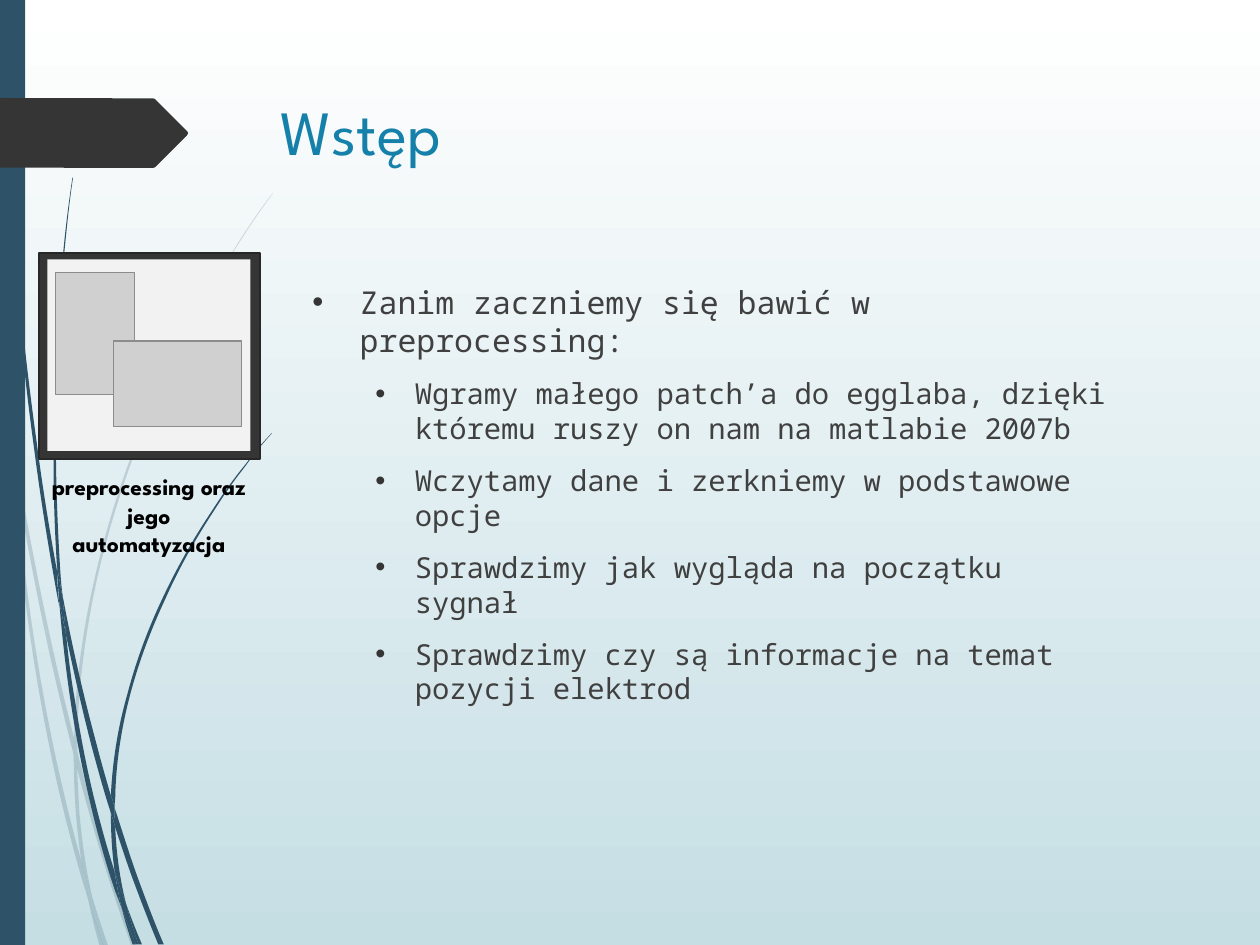
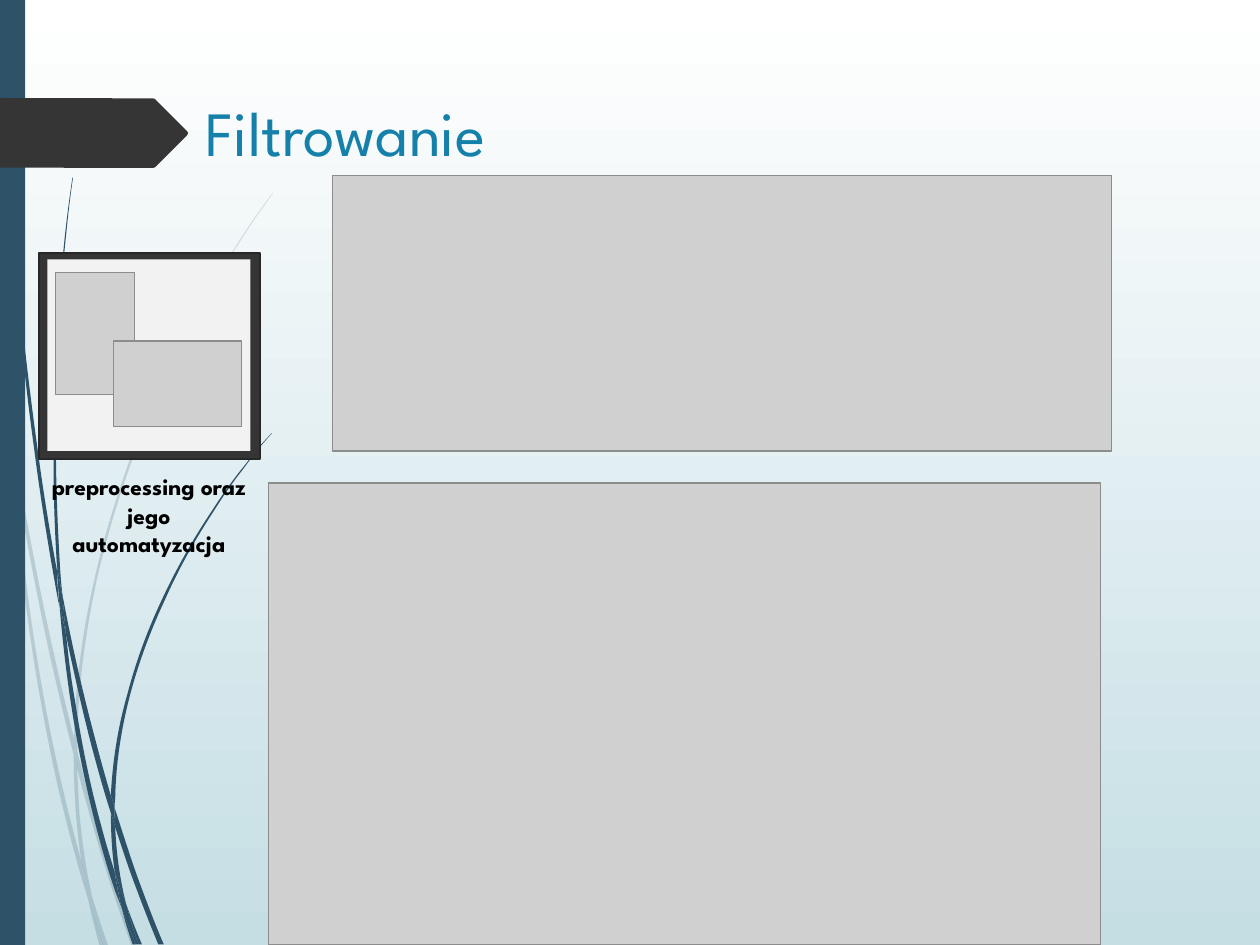
Before and after one commit to mmagnuski/AnalizaDanychEEG01, a slide deck: slide 6 of lectures/EEG 02 narrow.pptx (slide 4 before the commit). Drawn at 1260x945 pixels with LibreOffice and Linux fonts; fonts in the diff are those of the drawing; grey boxes stand for pictures. Boxes give left, top, right and bottom in pixels: in the first picture for what was removed or moved away, otherwise in the second. Text is boxed around its words. In the diff, an @@ line names an element or a change of style, - is before the commit and + after.

```diff
--- a/lectures/EEG 02 narrow.pptx
+++ b/lectures/EEG 02 narrow.pptx
@@ title at [205, 112, 485, 157]: text changed @@
-Wstęp
+Filtrowanie
@@ picture added at [333, 175, 1111, 451] @@
@@ text removed at [360, 290, 1106, 706] @@
-• Zanim zaczniemy się bawić w preprocessing:
-  • Wgramy małego patch’a do egglaba, dzięki któremu ruszy on nam na matlabie 2007b
-  • Wczytamy dane i zerkniemy w podstawowe opcje
-  • Sprawdzimy jak wygląda na początku sygnał
-  • Sprawdzimy czy są informacje na temat pozycji elektrod
@@ picture added at [268, 483, 1100, 945] @@
```
Also in this commit, not shown: 3 slides added.
